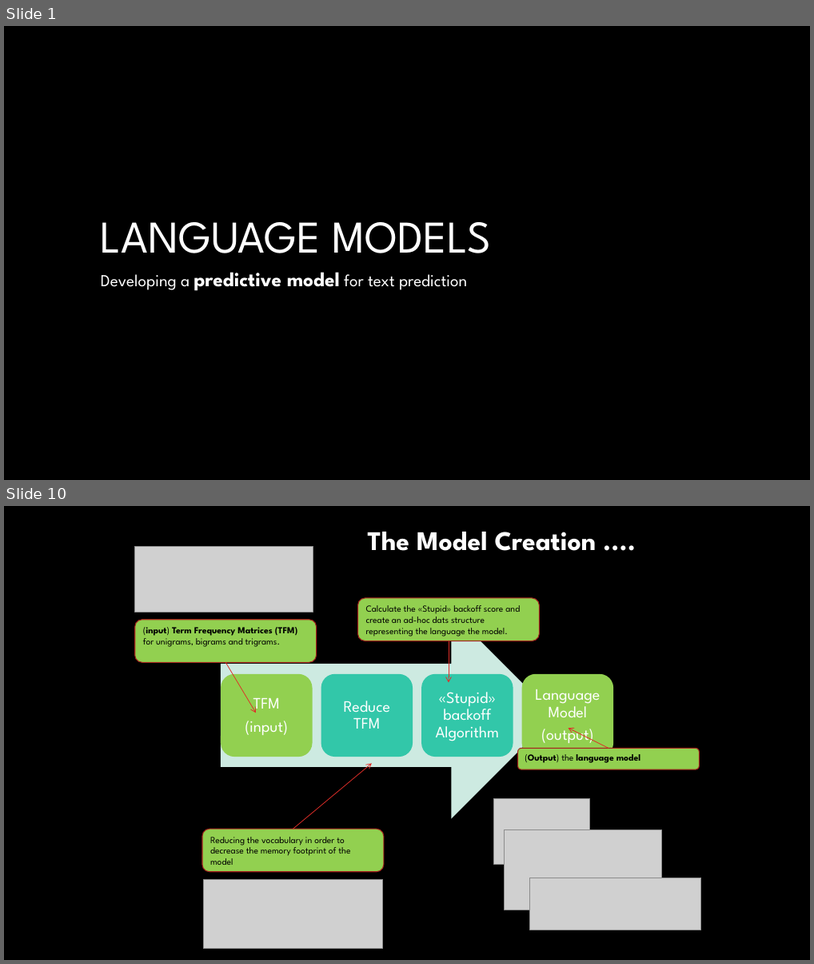
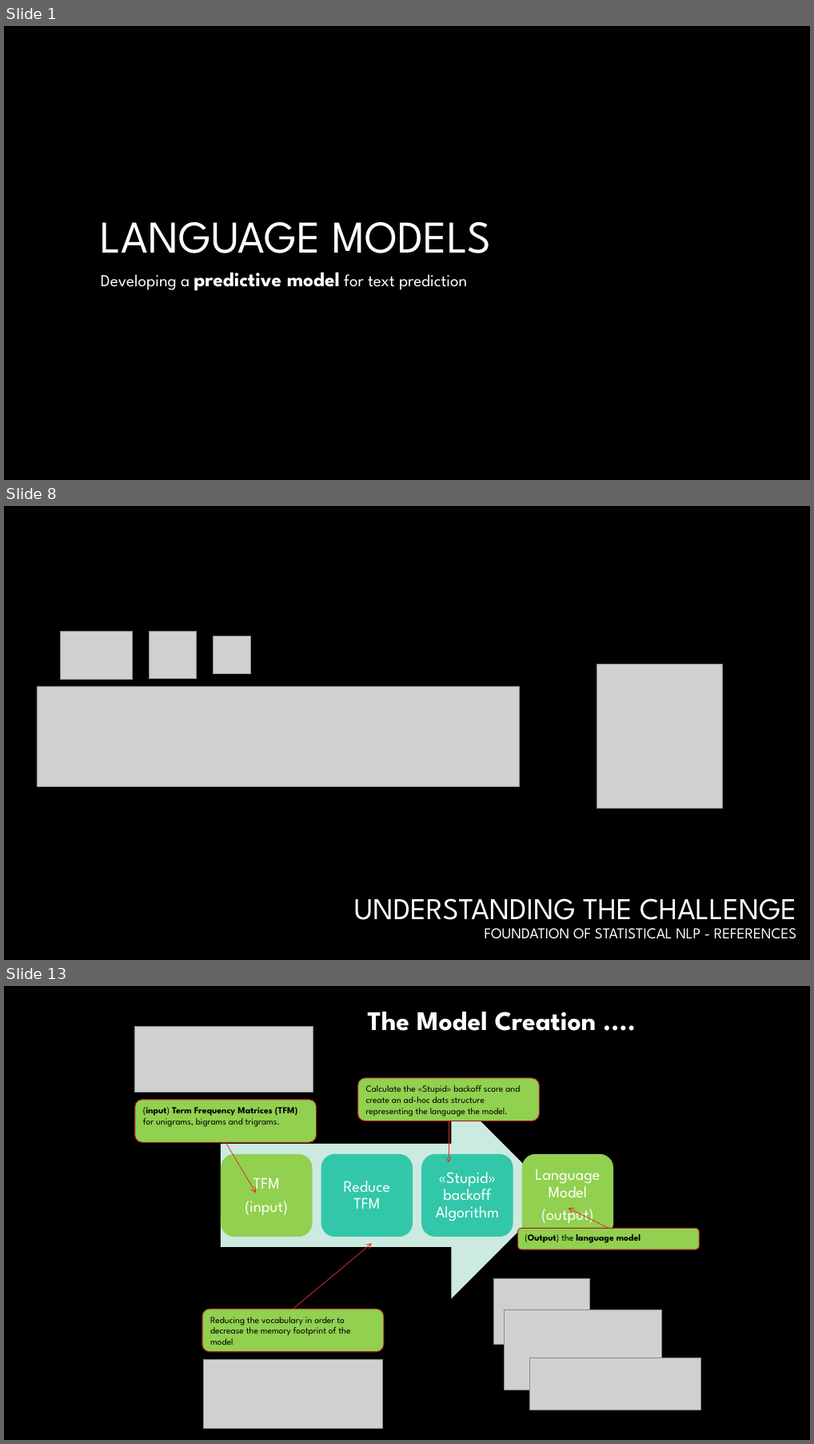
Before and after one commit to pparacch/CapstoneProjectDataScienceSpecialization, a slide deck: notes/meetUp_case_textPrediction.pptx. Shown one above the other, each under a label of ours: slides 1 and 10 before the commit, slides 1, 8 and 13 after it; the slides between them are not shown. The pictures are 814x964 and 814x1444 pixels, drawn with LibreOffice and Linux fonts; fonts in the diff are those of the drawing; grey boxes stand for pictures; background and template pictures are left out. Boxes give left, top, right and bottom in pixels: in the first picture for what was removed or moved away, otherwise in the second. Text is boxed around its words. In the diff, an @@ line names an element or a change of style, - is before the commit and + after.

```diff
--- a/notes/meetUp_case_textPrediction.pptx
+++ b/notes/meetUp_case_textPrediction.pptx
@@ slide 8 added at (4, 506, 810, 960), background #000000 @@
@@ picture added at (60, 632, 132, 680) @@
@@ picture added at (149, 632, 196, 679) @@
@@ picture added at (214, 636, 251, 674) @@
@@ picture added at (598, 664, 723, 808) @@
@@ picture added at (37, 686, 519, 787) @@
@@ title added at (354, 898, 797, 939), 18 pt, text #FFFFFF @@
+UNDERSTANDING THE CHALLENGE
+FOUNDATION OF STATISTICAL NLP - REFERENCES
@@ what was slide 10 is now slide 13 @@
```
Also in this commit, not shown: 6 slides changed, 4 other slides added, 2 slides removed.
